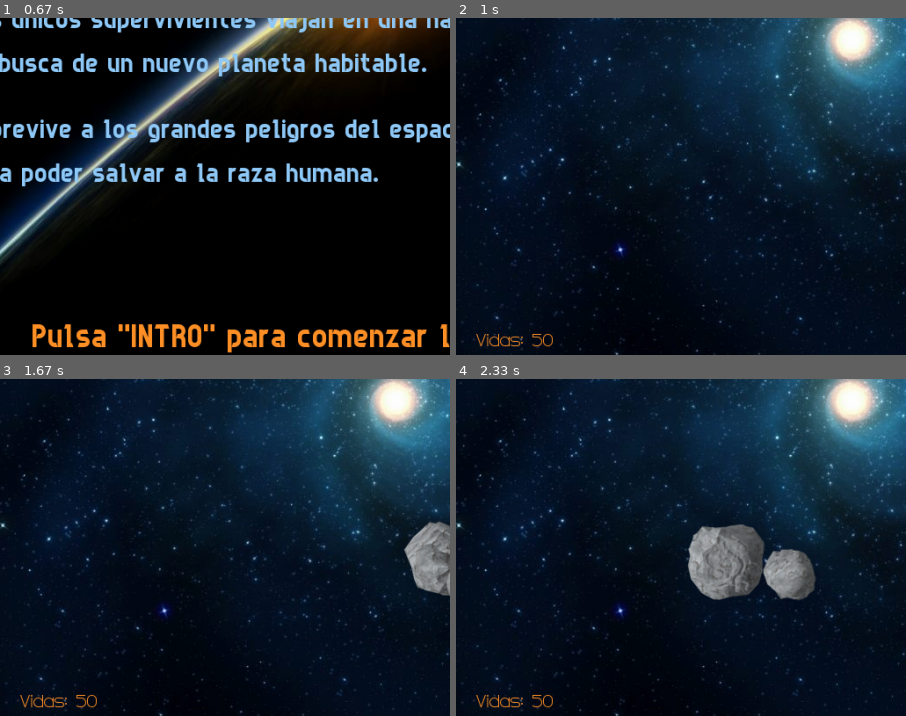
Above: before the commit, frames 1-4 (two rows, left to right).
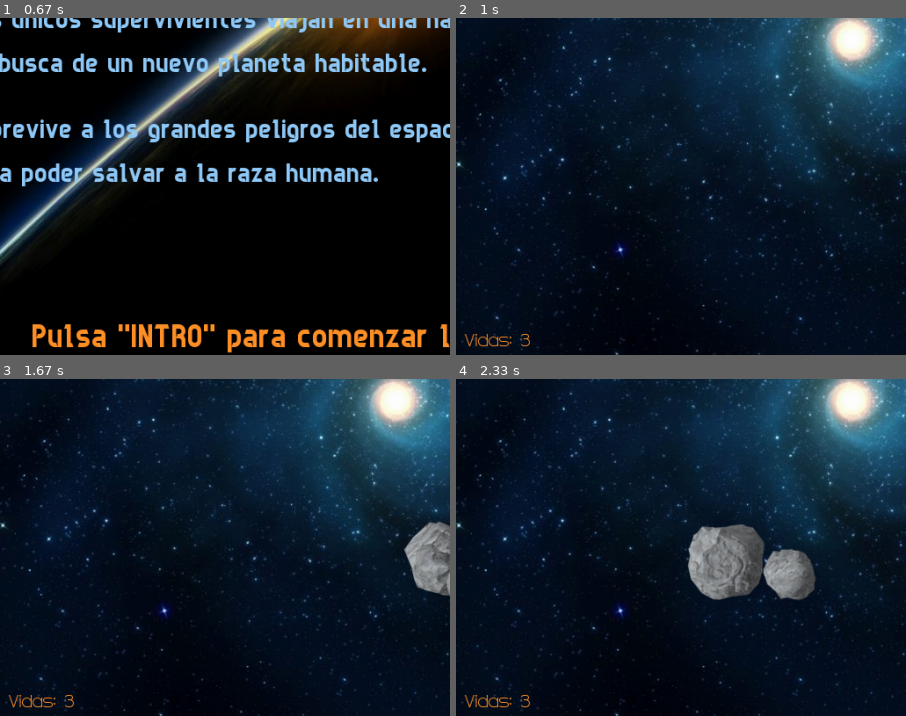
Above: after the commit, the same moments.

Repository: CristobalMoya7/Proyecto_Final_Pygame_Cristobal
Game: pygame game, started from main.py
The game is run twice, just before and just after one commit, with the same random seed, the same clock (stepped at 60 frames per second) and the same inputs.
Inputs:
- Up to frame 1 (0.67 s): tap H at 0.33 s
- Up to frame 2 (1 s): tap Enter at 0.67 s
- Up to frame 3 (1.67 s): hold Up 1-1.47 s; hold Down from 1.55 s (still down)
- Up to frame 4 (2.33 s): release Down at 1.85 s; hold Up 1.88-2.25 s; hold Down from 2.28 s (still down)
The pictures show only the part of the screen within x 16-66%, y 47-97%; the shares and areas given below are measured in that part.

Frame 1 is identical in both runs. In frame 2, 0.4% of the frame differs, in the area x 1-22%, y 93-98%; in frame 3, 0.4%; in frame 4, 0.4%.

Commit message:
Cambio nº de vidas +  final!!!

Diff:
--- a/thequest/__init__.py
+++ b/thequest/__init__.py
@@ -24,4 +24,4 @@
 PUNTOS_M_DR = 1000
 PUNTOS_PARTIDA = 0
 RUTA = 'data/records.db'
-VIDAS = 50
+VIDAS = 3
